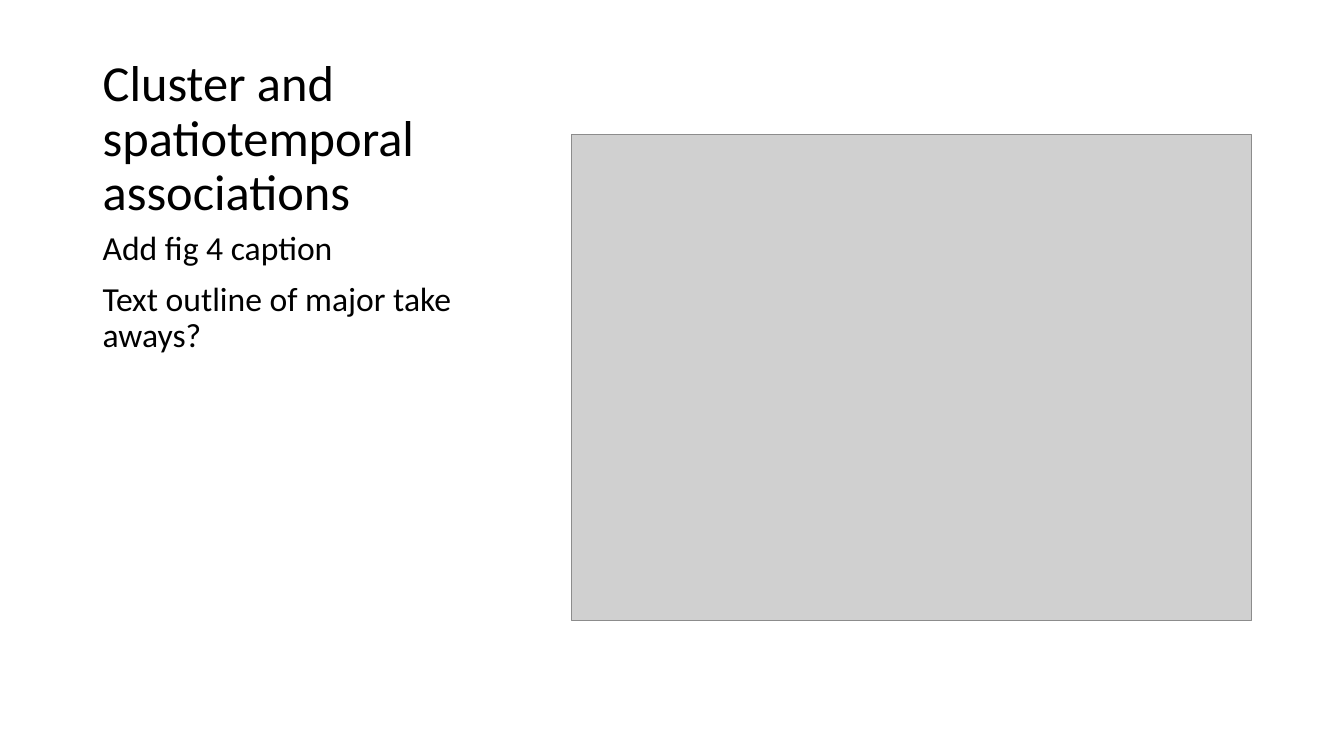
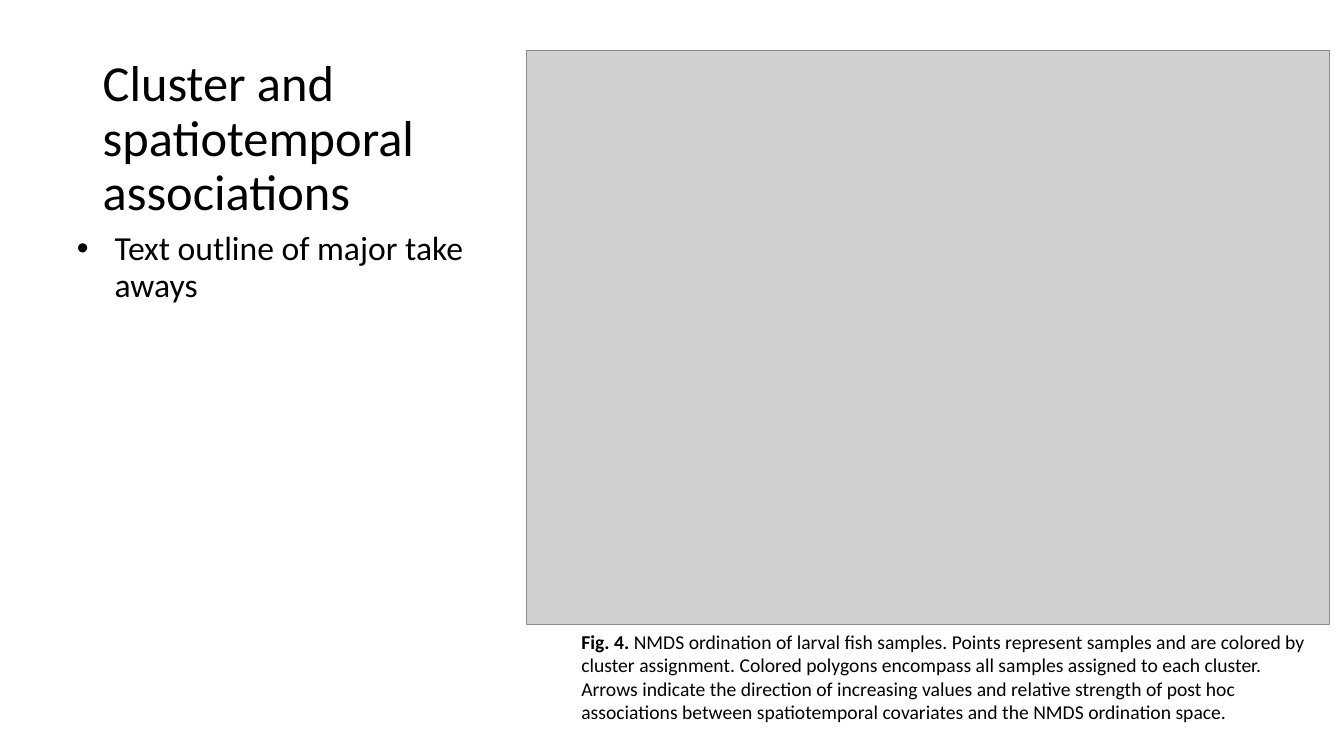
Before and after one commit to LukeABobay/larval-fish-community-analysis, a slide deck: slide 12 of PICES 2026 Presentation.pptx. Drawn at 1344x756 pixels with LibreOffice and Linux fonts; fonts in the diff are those of the drawing; grey boxes stand for pictures. Boxes give left, top, right and bottom in pixels: in the first picture for what was removed or moved away, otherwise in the second. Text is boxed around its words. In the diff, an @@ line names an element or a change of style, - is before the commit and + after.

```diff
--- a/PICES 2026 Presentation.pptx
+++ b/PICES 2026 Presentation.pptx
@@ picture resized from (x1=572, y1=134, x2=1252, y2=620) to (x1=526, y1=50, x2=1331, y2=625) @@
@@ text at (x1=115, y1=236, x2=463, y2=303): text changed @@
-Add fig 4 caption
-Text outline of major take aways?
+• Text outline of major take aways
@@ text added at (x1=581, y1=635, x2=1304, y2=722), 14 pt, text #000000 @@
+Fig. 4. NMDS ordination of larval fish samples. Points represent samples and are colored by cluster assignment. Colored polygons encompass all samples assigned to each cluster. Arrows indicate the direction of increasing values and relative strength of post hoc associations between spatiotemporal covariates and the NMDS ordination space.
```
Also in this commit, not shown: 5 other slides changed, 4 slides added, 4 slides removed.
